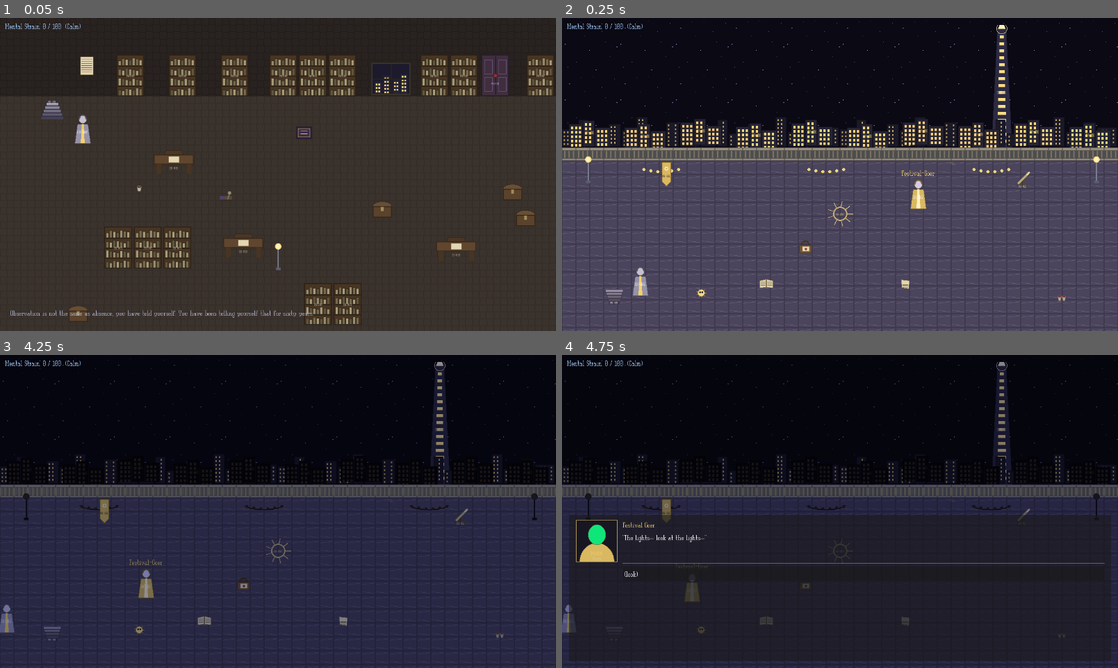
Above: before the commit, frames 1-4 (two rows, left to right).
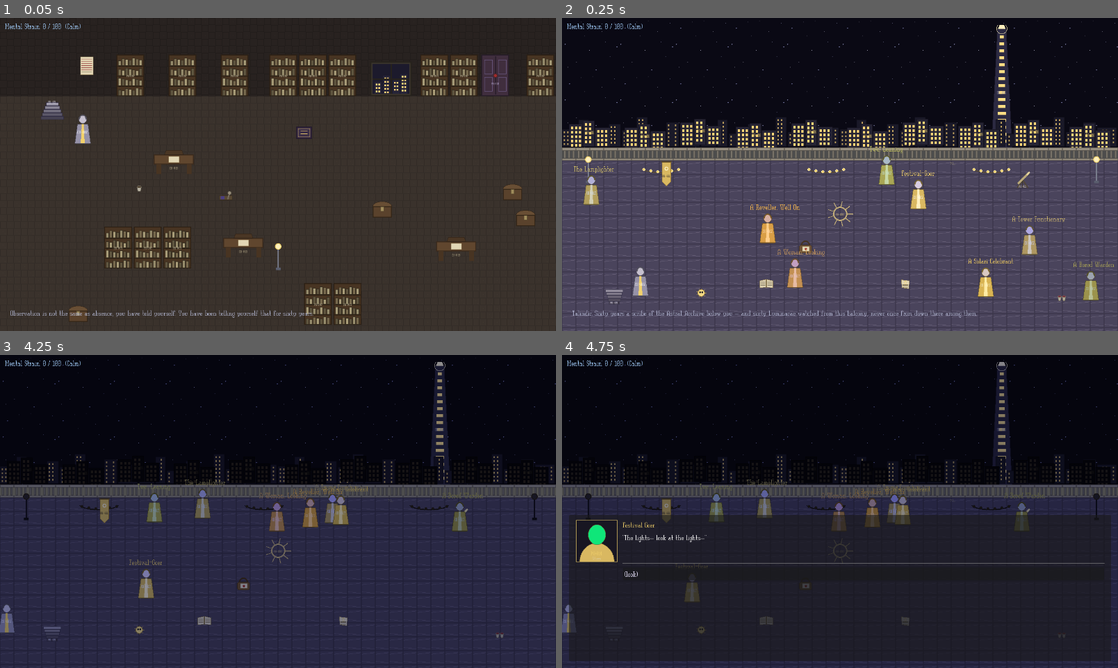
Above: after the commit, the same moments.

Repository: smile88/KAYOS-NoS-v0-1-0
Game: Godot game, scene res://tests/ColdOpenTest.tscn
Two runs of this game, one before a commit and one after it. Both use one fixed random seed, a clock stepped at 60 frames per second and the inputs below. This scene is started directly instead of the project's main scene.
Inputs:
- Up to frame 1 (0.05 s): no input
- Up to frame 2 (0.25 s): no input
- Up to frame 3 (4.25 s): hold D (move_right) 0.53-1.28 s; hold E (interact) 0.53-1.28 s; tap Q (examine) at 0.6, 1.55, 2.1, 3.05, 3.6 s; tap Enter at 1.25, 2.75 s; hold S (move_down) 1.28-2.03 s; tap E (interact) at 1.35, 2.85 s; tap Space at 2, 3.5 s; hold D (move_right) 2.03-2.78 s; hold E (interact) 2.03-2.78 s; hold W (move_up) 2.78-3.53 s; hold A (move_left) from 3.53 s (still down); hold E (interact) from 3.53 s (still down)
- Up to frame 4 (4.75 s): keep holding A (move_left); release E (interact) at 4.28 s; tap E (interact) at 4.35 s; tap Q (examine) at 4.55 s

Frame 1 is identical in both runs. In frame 2, 2.0% of the frame differs, in the area x 1-100%, y 40-96%; in frame 3, 1.4%; in frame 4, 1.1%.

Commit message:
Cold Open: put people on the balcony, and tell the player who he is
Three fair complaints, all landed.

**Nobody knew who they were.** Mystery about the *event* is the design (GDD §4.1
— "the player does not understand what they just saw"). Confusion about your own
name is just a bug, and I'd conflated the two. Torment does this properly: you
wake with amnesia, but Morte tells you where you are inside a minute; the mystery
is *why*, never *what am I looking at*. So the first beat now says it plainly —
Talindir, sixty years a scribe of the Archive below, sixty Luminarae watched from
this balcony and never once from down there. Identity, place, and the complicity
theme in one line.

**Two people on a balcony during the biggest festival in two thousand years.**
Indefensible, and the third time this note was given. There are seven people up
there now, drifting on their own business (Wanderer.gd — deliberately dumb: no
pathing, it exists to read as alive at a distance). Each has exactly one thing to
say and none of them is a quest. They're also where the irony lives: the
lamplighter who has never had anything to light and wishes tonight he did, the
celebrant offering "the Song is eternal" as comfort, the functionary insisting
archmages don't get nervous, and the woman looking for a boy in a gold mask —
which the player may already have found on the floor, trodden on.

Downstairs stays empty on purpose. The roster strikes every name through; Sorrel's
note says "back before the ninth — don't tell". The archive is deserted because
the city is dancing, and that only means anything if the balcony above is full.

**The ghost-fade.** She tweened to alpha 0 in front of the player, which was
stupid, and was stupid because there was no crowd to walk into. Now she walks over
to the others and stays there, with a parting line that depends on whether you
told her the truth. Test asserts she stays visible with something to say.

When the Song stops the whole crowd stops mid-step and goes to the rail to look.
Talindir doesn't. He's the only one on that balcony still standing where he was.

Also: Interactable takes a portrait_id so a one-line NPC exchange looks like every
other conversation; crowd tinted seven ways (scaffolding — one CharacterData
between them until real CH-027 variants exist); warden's name label no longer
clips off the frame.

Tests 20/20.

Diff:
--- a/godot/actors/Interactable.gd
+++ b/godot/actors/Interactable.gd
@@ -11,6 +11,10 @@
 @export_file("*.json", "*.tres") var dialogue: String = ""
 ## Optional: a flag set to true the first time the player interacts (tutorial/progress tracking).
 @export var flag_on_interact: String = ""
+## Optional Asset Bible portrait id (e.g. "PO-014") shown beside `examine_text`. Objects leave this
+## empty; a one-line NPC exchange should set it so a passing remark looks like every other
+## conversation in the game.
+@export var portrait_id: String = ""
 
 
 func interact() -> void:
@@ -23,5 +27,9 @@
 		DialogueManager.start({
 			"id": "examine",
 			"start": "n",
-			"nodes": { "n": { "speaker": display_name, "text": examine_text } }
+			"nodes": { "n": {
+				"speaker": display_name,
+				"text": examine_text,
+				"portrait": portrait_id,
+			} }
 		})
--- /dev/null
+++ b/godot/actors/Wanderer.gd
@@ -0,0 +1,66 @@
+@tool
+extends NPC
+class_name Wanderer
+## An NPC with somewhere to be. Drifts around `roam_rect`, pausing, so a public space reads as
+## populated rather than staged. Deliberately dumb — no pathing, no collision avoidance; it exists
+## to make a crowd feel alive at a distance, not to be clever up close.
+##
+## Freezes while a conversation is open (nobody wanders off mid-sentence) and when the director
+## calls freeze() — at the Silence the whole crowd stops at once, which is the entire point of
+## having a crowd.
+
+## Area this NPC keeps to, in the zone's coordinates. Zero size = stand still.
+@export var roam_rect: Rect2 = Rect2()
+@export var speed: float = 22.0
+@export var pause_min: float = 1.2
+@export var pause_max: float = 5.0
+
+var _target := Vector2.ZERO
+var _pause_left := 0.0
+var _frozen := false
+
+
+func _ready() -> void:
+	super._ready()
+	if Engine.is_editor_hint():
+		return
+	add_to_group("wanderer")
+	_target = global_position
+	_pause_left = randf_range(0.0, pause_max)
+
+
+func _process(delta: float) -> void:
+	if Engine.is_editor_hint() or _frozen or roam_rect.size == Vector2.ZERO:
+		return
+	if DialogueManager.is_active():
+		return
+
+	if _pause_left > 0.0:
+		_pause_left -= delta
+		if _pause_left <= 0.0:
+			_target = Vector2(
+				randf_range(roam_rect.position.x, roam_rect.end.x),
+				randf_range(roam_rect.position.y, roam_rect.end.y))
+		return
+
+	var to := _target - global_position
+	if to.length() <= 3.0:
+		_pause_left = randf_range(pause_min, pause_max)
+		return
+	global_position += to.normalized() * speed * delta
+
+
+## Stop where you are. The director uses this the moment the Song stops.
+func freeze() -> void:
+	_frozen = true
+
+
+## Everyone turns and moves to the rail to look. No pathing, no ceremony — they just go. Spread wide
+## along the rail rather than converging on one point, so it reads as a crowd lining the balustrade
+## instead of a scrum around a dropped coin.
+func rush_to(point: Vector2, over: float) -> void:
+	_frozen = true
+	var tw := create_tween()
+	tw.tween_property(self, "global_position",
+		Vector2(clampf(point.x + randf_range(-460, 460), 60, 1220), point.y + randf_range(0, 40)),
+		over).set_trans(Tween.TRANS_SINE)
--- a/godot/scenes/zones/AstraThalasBalcony.tscn
+++ b/godot/scenes/zones/AstraThalasBalcony.tscn
@@ -7,6 +7,7 @@
 [ext_resource type="PackedScene" path="res://ui/DialogueUI.tscn" id="5_ui"]
 [ext_resource type="Script" path="res://actors/Interactable.gd" id="6_interactable"]
 [ext_resource type="Script" path="res://actors/RoomStair.gd" id="7_stair"]
+[ext_resource type="Script" path="res://actors/Wanderer.gd" id="40_wanderer"]
 [ext_resource type="Texture2D" path="res://art/placeholders/CH-007_talindir_night.png" id="8_talindir"]
 [ext_resource type="Texture2D" path="res://art/placeholders/EN-006_balcony_floor.png" id="9_floor"]
 [ext_resource type="Texture2D" path="res://art/placeholders/EN-006_balustrade.png" id="10_rail"]
@@ -327,6 +328,85 @@
 position = Vector2(820, 440)
 character_data = ExtResource("4_fg")
 
+[node name="Lamplighter" parent="World" instance=ExtResource("3_npc")]
+modulate = Color(0.82, 0.86, 0.95, 1)
+position = Vector2(140, 430)
+script = ExtResource("40_wanderer")
+character_data = ExtResource("4_fg")
+display_name = "The Lamplighter"
+portrait_id = "PO-014"
+examine_text = "\"Sixty-first Luminarae I've worked, and there's nothing to light. There's never anything to light. My father held the office, and his mother before him, and not one of us has ever struck a flame in this city.\" He turns his unlit taper over in his hands. \"Tonight of all nights, scribe, I'd like there to be something to light.\""
+roam_rect = Rect2(60, 380, 200, 130)
+
+[node name="Reveller" parent="World" instance=ExtResource("3_npc")]
+modulate = Color(1, 0.86, 0.72, 1)
+position = Vector2(380, 530)
+script = ExtResource("40_wanderer")
+character_data = ExtResource("4_fg")
+display_name = "A Reveller, Well On"
+portrait_id = "PO-014"
+examine_text = "\"Two thousand years!\" He holds up two fingers, then looks at them, unconvinced. \"Do you know what that is, scribe? That's — that's a lot of years. That's all of them. That's every year there's ever been.\" He is going to be very unwell tomorrow, and that is the worst thing that is going to happen to him tomorrow."
+roam_rect = Rect2(300, 470, 190, 150)
+speed = 14.0
+
+[node name="Mother" parent="World" instance=ExtResource("3_npc")]
+modulate = Color(0.9, 0.78, 0.86, 1)
+position = Vector2(560, 665)
+script = ExtResource("40_wanderer")
+character_data = ExtResource("4_fg")
+display_name = "A Woman, Looking"
+portrait_id = "PO-014"
+examine_text = "\"Have you seen a boy? So high. Gold mask, the nine rays, he cut it himself and he won't be parted from it.\" She is not frightened yet — it is a festival, and children run. \"He was at the rail a moment ago. He wanted to see the Tower.\""
+roam_rect = Rect2(470, 600, 220, 100)
+speed = 30.0
+pause_min = 0.4
+pause_max = 1.6
+
+[node name="Couple" parent="World" instance=ExtResource("3_npc")]
+modulate = Color(0.78, 0.9, 0.88, 1)
+position = Vector2(700, 385)
+script = ExtResource("40_wanderer")
+character_data = ExtResource("4_fg")
+display_name = "Two, Leaning"
+portrait_id = "PO-014"
+examine_text = "\"We came up for the view and stayed for the quiet.\" She does not look away from the city while she says it. \"Don't tell them it's quiet up here. They'll all come.\" Beside her he says nothing at all, and has the face of a man who would stand on this balcony for the rest of his life."
+roam_rect = Rect2(660, 356, 120, 60)
+speed = 8.0
+pause_min = 4.0
+pause_max = 9.0
+
+[node name="Priest" parent="World" instance=ExtResource("3_npc")]
+modulate = Color(1, 0.98, 0.86, 1)
+position = Vector2(960, 570)
+script = ExtResource("40_wanderer")
+character_data = ExtResource("4_fg")
+display_name = "A Solari Celebrant"
+portrait_id = "PO-014"
+examine_text = "\"The Song is eternal.\" She says it the way you would say the sky is blue — no fervour in it, none needed. \"Say it with me, scribe, it steadies a person. The Song is eternal, and was here before us, and will be here after.\" She smiles at your face. \"You've gone grey. Sit down. It's a festival.\""
+roam_rect = Rect2(880, 510, 190, 140)
+
+[node name="Functionary" parent="World" instance=ExtResource("3_npc")]
+modulate = Color(0.8, 0.82, 1, 1)
+position = Vector2(1120, 470)
+script = ExtResource("40_wanderer")
+character_data = ExtResource("4_fg")
+display_name = "A Tower Functionary"
+portrait_id = "PO-014"
+examine_text = "\"He's been up there since the sixth bell.\" He means Sulvaine; up here tonight everyone means Sulvaine. \"Hasn't eaten. Sent the attendants out.\" He laughs, and it does not come out right. \"They're saying he's nervous. Archmages aren't nervous. It's a ceremony. We've done it two thousand times.\""
+roam_rect = Rect2(1040, 410, 200, 130)
+speed = 26.0
+
+[node name="Warden" parent="World" instance=ExtResource("3_npc")]
+modulate = Color(0.72, 0.8, 0.78, 1)
+position = Vector2(1190, 630)
+script = ExtResource("40_wanderer")
+character_data = ExtResource("4_fg")
+display_name = "A Bored Warden"
+portrait_id = "PO-014"
+examine_text = "\"Same duty every Luminarae: stop the balcony falling into the street.\" He does not look at the balcony. \"Two thousand years, and it has never once tried. I'll be here till the tenth bell and then I'll go and find my wife and she'll be drunk.\" He nods at the crowd, comfortable, incurious, entirely safe."
+roam_rect = Rect2(1120, 570, 110, 120)
+speed = 10.0
+
 [node name="Banner" type="Area2D" parent="World"]
 position = Vector2(240, 392)
 collision_layer = 2
--- a/godot/scenes/zones/ColdOpen.gd
+++ b/godot/scenes/zones/ColdOpen.gd
@@ -38,6 +38,10 @@
 ## dread and telegraph the apex diegetically — the player should *feel* the bell coming without a
 ## HUD ever counting it down for them.
 const BEATS := [
+	# Who, where, and why he is up here rather than down there — established immediately. The
+	# player is meant to not understand the *Silence* (GDD §4.1); they are not meant to be confused
+	# about their own name.
+	{ "t": 7.0, "text": "Talindir. Sixty years a scribe of the Astral Archive below you — and sixty Luminarae watched from this balcony, never once from down there among them." },
 	{ "t": 26.0, "text": "Below, they have begun the count to the ninth bell." },
 	{ "t": 88.0, "text": "The garlands draw brighter. The Song is being gathered up — the way breath is gathered before a shout." },
 	{ "t": 150.0, "text": "The count is nearly done. On the Tower, a small figure raises his arms." },
@@ -46,6 +50,9 @@
 const CONTROL_PROMPT := "WASD — walk        E — look"
 const FIRST_DESCENT := "Observation is not the same as absence, you have told yourself. You have been telling yourself that for sixty years."
 const FIRST_ASCENT := "The noise comes back all at once, the way it does when you have been reading."
+
+## Where she goes afterwards — over by the Celebrant and the Functionary, i.e. other people.
+const CROWD_SPOT := Vector2(1020, 520)
 
 const APPROACH_SPEED := 46.0
 const APPROACH_STOP_DIST := 52.0
@@ -170,16 +177,21 @@
 		_leave_into_the_crowd()
 
 
-## Both branches end with her gone — "steps back into the crowd" / "spins away into the gold and the
-## noise". Clearing her dialogue also stops the player reopening the exchange and flipping
-## COLDOPEN_HONEST, which has to stay the answer they actually gave.
+## Both branches end with her walking off — "steps back into the crowd" / "spins away into the gold
+## and the noise". She walks to where the others are and *stays there*: she is a person at a party,
+## not a quest-giver being garbage-collected. Clearing her dialogue stops the player reopening the
+## exchange and flipping COLDOPEN_HONEST, which has to stay the answer they actually gave; the line
+## she leaves behind depends on which answer that was.
 func _leave_into_the_crowd() -> void:
+	var honest: bool = GameState.get_flag("COLDOPEN_HONEST", false)
 	festival_goer.dialogue = ""
-	festival_goer.examine_text = ""
+	festival_goer.examine_text = (
+		"She is standing with her friends again. She is not laughing, and every little while she looks up at the sky, and then at you."
+		if honest else
+		"She is dancing again, and has already forgotten you entirely, which is precisely what you asked her to do."
+	)
 	var tw := create_tween()
-	tw.tween_property(festival_goer, "global_position",
-		festival_goer.global_position + Vector2(-120, 70), 3.0)
-	tw.parallel().tween_property(festival_goer, "modulate:a", 0.0, 3.0)
+	tw.tween_property(festival_goer, "global_position", CROWD_SPOT, 3.4).set_trans(Tween.TRANS_SINE)
 
 
 ## --- the whisper (the old hint HUD, repurposed; never a quest tracker) ---------
@@ -211,6 +223,11 @@
 
 	await get_tree().create_timer(1.4).timeout
 
+	# Everyone stops at once. Whatever they were in the middle of, they are not in the middle of it
+	# any more — then they go to the rail, because that is what people do.
+	for w in get_tree().get_nodes_in_group("wanderer"):
+		(w as Wanderer).rush_to(Vector2(640, 372), 2.2)
+
 	# District by district, the lights go out — an expanding ring of quiet.
 	var tw := create_tween()
 	for district in city.get_children():
--- a/godot/tests/ColdOpenTest.gd
+++ b/godot/tests/ColdOpenTest.gd
@@ -49,6 +49,16 @@
 	var examinables := _count_interactables(zone)
 	_check(examinables >= 24, "the two rooms reward wandering (%d examinable objects)" % examinables)
 
+	# It is the biggest festival in two thousand years. The balcony with the best view of the Tower
+	# is not allowed to contain two people.
+	var crowd := get_tree().get_nodes_in_group("wanderer").size()
+	_check(crowd >= 6, "the balcony is populated (%d wandering NPCs)" % crowd)
+	for w in get_tree().get_nodes_in_group("wanderer"):
+		if (w as Wanderer).examine_text == "":
+			_failed += 1
+			print("  [FAIL] crowd NPC %s has nothing to say" % w.name)
+			break
+
 	# The scriptorium is real and reachable, not set dressing behind a locked door.
 	var stair: RoomStair = zone.get_node("%StairDown")
 	stair.interact()
@@ -89,6 +99,10 @@
 	DialogueManager.advance()                      # end node
 	await get_tree().process_frame
 	_check(fg.dialogue == "", "she leaves into the crowd — the one choice cannot be retaken")
+	# She walks off; she does not evaporate. An NPC fading to alpha 0 in front of the player is a
+	# ghost, and nothing in this scene is a ghost.
+	_check(fg.modulate.a == 1.0 and fg.examine_text != "",
+		"she stays visible afterwards, with something to say — no ghost-fade")
 
 	# Beat 4 — the night arrives on its own schedule regardless of the player.
 	await _await_dialogue("coldopen_silence")
Not shown, added: godot/actors/Wanderer.gd.uid
Not shown: 1 places in godot/scenes/zones/AstraThalasBalcony.tscn that only renumber resources
Not shown, changed: docs/Cold_Open_Briefing.md
